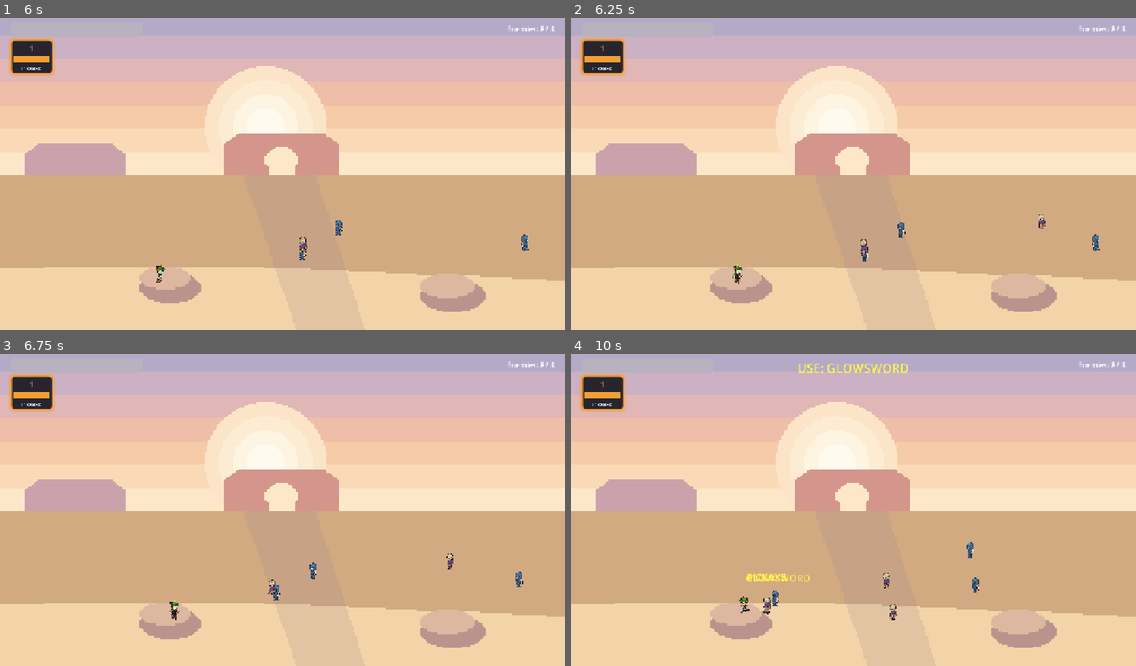
Above: before the commit, frames 1-4 (two rows, left to right).
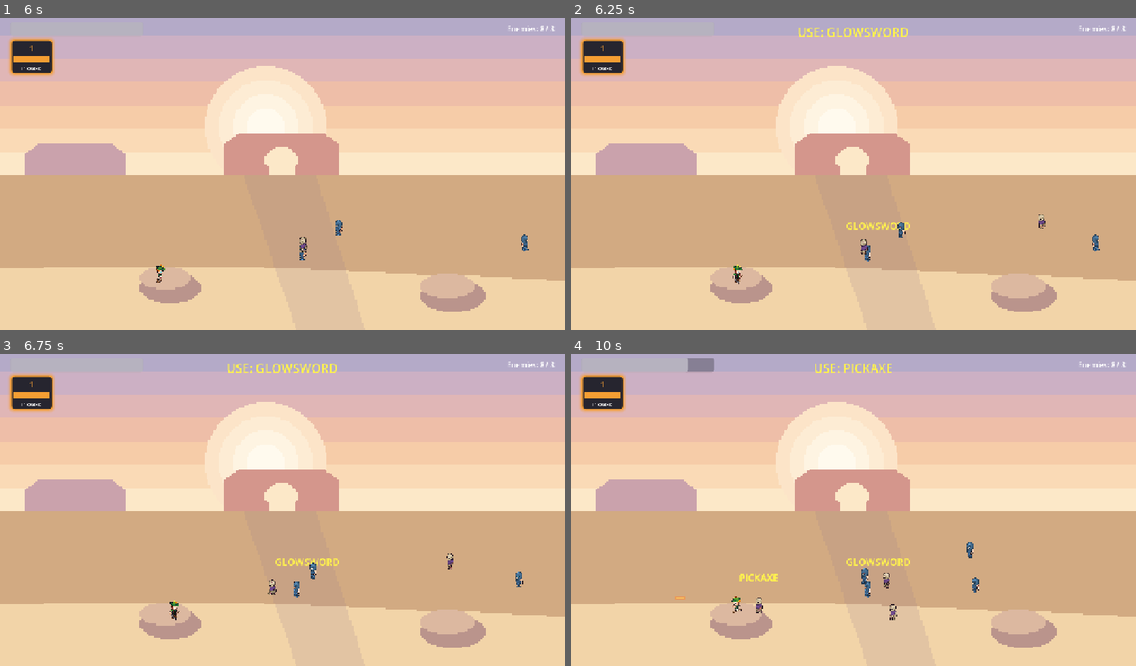
Above: after the commit, the same moments.

Repository: coulof/quarante-cinquante
Game: Godot game, scene res://scenes/world/level_03.tscn
Two runs of this game, one before a commit and one after it. Both use one fixed random seed, a clock stepped at 60 frames per second and the inputs below. This scene is started directly instead of the project's main scene.
Inputs:
- Up to frame 1 (6 s): tap Enter at 0.5 s; hold Right (move_right) 0.53-1.28 s; hold Space (attack) 0.53-1.28 s; hold Down (move_down) 1.28-2.03 s; tap Space (attack) at 1.35, 3.05, 4.35 s; hold Right (move_right) 2.03-2.78 s; hold Space (attack) 2.03-2.78 s; tap 1 at 2.1, 5.1 s; hold Up (move_up) 2.78-3.53 s; tap 2 at 2.85, 5.85 s; hold Space (attack) 3.53-4.28 s; hold Left (move_left) 3.53-5.03 s; hold Down (move_down) 5.03-5.78 s; hold Space (attack) 5.03-5.78 s; hold Right (move_right) from 5.78 s (still down)
- Up to frame 2 (6.25 s): keep holding Right (move_right); tap Space (attack) at 6.05 s
- Up to frame 3 (6.75 s): release Right (move_right) at 6.53 s; hold Up (move_up) from 6.53 s (still down); hold Space (attack) from 6.53 s (still down)
- Up to frame 4 (10 s): release Up (move_up) at 7.28 s; release Space (attack) at 7.28 s; hold Right (move_right) 7.28-8.03 s; tap Space (attack) at 7.35, 9.05 s; hold Down (move_down) 8.03-8.78 s; hold Space (attack) 8.03-8.78 s; tap 1 at 8.1 s; hold Left (move_left) 8.78-9.53 s; tap 2 at 8.85 s; hold Up (move_up) from 9.53 s (still down); hold Space (attack) from 9.53 s (still down)

Frame 1 is identical in both runs. In frame 2, 0.5% of the frame differs, in the area x 40-60%, y 3-79%; in frame 3, 0.5%; in frame 4, 1.3%, in the area x 18-72%, y 1-86%.

Commit message:
Robot ranged attack; audio sound-list scaffolding; docs refresh + ROADMAP move
- Enemies: data-driven ranged attack on EnemyBase (ranged + projectile_scene).
  Robot now keeps its distance (attack_range 300) and fires a hostile bolt instead
  of meleeing. New enemy_bolt.tscn (masks the hero, hostile, slow/dodgeable 300 px/s);
  Projectile gains a `hostile` mode (flat damage to hero; hero bolts keep weakness logic).
- Audio: assets/audio/ drop target + recording checklist (sound list mapped to game
  signals; full plan in the approved plan file). Audio system wiring to follow once
  recordings land.
- Docs: README/CLAUDE refreshed; renamed PROMPT_beatemall_godot4.md → docs/ROADMAP.md
  (slimmed to vision/status/roadmap; architecture lives in CLAUDE).

Co-Authored-By: Claude Opus 4.8 <noreply@anthropic.com>
Claude-Session: https://claude.ai/code/session_012AB4H5ubES7tYVFxTQMD7g

Diff:
--- a/scenes/entities/enemy_base.gd
+++ b/scenes/entities/enemy_base.gd
@@ -11,6 +11,10 @@
 @export var detection_range: float = 800.0
 @export var telegraph_time: float = 1.5
 @export var attack_cooldown: float = 1.2
+## Ranged enemies (e.g. the robot) fire `projectile_scene` at the hero instead of a
+## melee hit. Give them a larger `attack_range` so they keep their distance.
+@export var ranged: bool = false
+@export var projectile_scene: PackedScene
 
 var target: Node2D = null
 
@@ -99,7 +103,19 @@
 
 func perform_attack() -> float:
 	if target != null and is_instance_valid(target) and not target.is_dead:
-		if global_position.distance_to(target.global_position) <= attack_range * 1.2:
+		if ranged and projectile_scene != null:
+			_fire_projectile()
+		elif global_position.distance_to(target.global_position) <= attack_range * 1.2:
 			if target.has_method("take_damage"):
 				target.take_damage(base_damage, global_position)
 	return attack_duration
+
+
+## Fire a hostile bolt at the hero (ranged enemies). The bolt's scene sets hostile +
+## its collision mask, so it only hits the hero and deals flat `base_damage`.
+func _fire_projectile() -> void:
+	var bolt: Projectile = projectile_scene.instantiate()
+	get_parent().add_child(bolt)
+	var dir := (target.global_position - global_position).normalized()
+	face(dir.x)
+	bolt.setup(weakness, base_damage, dir, global_position + dir * 18.0 + Vector2(0, -28))
--- /dev/null
+++ b/scenes/entities/enemy_bolt.tscn
@@ -0,0 +1,31 @@
+[gd_scene load_steps=3 format=3]
+
+[ext_resource type="Script" path="res://scenes/entities/projectile.gd" id="1_proj"]
+
+[sub_resource type="RectangleShape2D" id="BoltShape"]
+size = Vector2(16, 6)
+
+[node name="EnemyBolt" type="Area2D"]
+collision_layer = 0
+collision_mask = 2
+script = ExtResource("1_proj")
+speed = 300.0
+lifetime = 1.8
+hostile = true
+
+[node name="CollisionShape2D" type="CollisionShape2D" parent="."]
+shape = SubResource("BoltShape")
+
+[node name="Glow" type="ColorRect" parent="."]
+offset_left = -11.0
+offset_top = -5.0
+offset_right = 11.0
+offset_bottom = 5.0
+color = Color(1, 0.55, 0.2, 0.5)
+
+[node name="Core" type="ColorRect" parent="."]
+offset_left = -8.0
+offset_top = -2.0
+offset_right = 8.0
+offset_bottom = 2.0
+color = Color(1, 0.85, 0.4, 1)
--- a/scenes/entities/projectile.gd
+++ b/scenes/entities/projectile.gd
@@ -1,10 +1,13 @@
 extends Area2D
 class_name Projectile
-## A travelling shot (e.g. laser bolt). Resolves combat through the CombatSystem
-## on the first enemy it touches, so a ranged weapon still respects weaknesses.
+## A travelling shot. Hero bolts (hostile=false) resolve through the CombatSystem on
+## the first enemy hit (weapon vs weakness). Enemy bolts (hostile=true) deal flat
+## damage to the hero. Collision_mask on the scene decides which it can touch
+## (hero bolt masks 4=enemies, enemy bolt masks 2=hero).
 
 @export var speed: float = 720.0
 @export var lifetime: float = 1.1
+@export var hostile: bool = false
 
 var weapon_id: String = "glowsword"
 var damage: float = 30.0
@@ -30,7 +33,15 @@
 
 
 func _on_body_entered(body: Node) -> void:
-	if body is CharacterBase and "weakness" in body and not body.is_dead:
+	if not (body is CharacterBase) or body.is_dead:
+		return
+	if hostile:
+		# Enemy shot: flat damage to whatever it hit (its mask only sees the hero).
+		body.take_damage(damage, global_position)
+	elif "weakness" in body:
+		# Hero shot: weapon vs enemy weakness.
 		var outcome := CombatSystem.resolve_hit(weapon_id, body)
 		body.take_damage(CombatSystem.damage_for(outcome, damage), global_position)
-		queue_free()
+	else:
+		return
+	queue_free()
--- a/scenes/entities/robot.tscn
+++ b/scenes/entities/robot.tscn
@@ -1,12 +1,17 @@
-[gd_scene load_steps=3 format=3]
+[gd_scene load_steps=4 format=3]
 
 [ext_resource type="PackedScene" path="res://scenes/entities/enemy_base.tscn" id="1_enemy"]
 [ext_resource type="SpriteFrames" path="res://resources/sprite_frames/robot_frames.tres" id="2_frames"]
+[ext_resource type="PackedScene" path="res://scenes/entities/enemy_bolt.tscn" id="3_bolt"]
 
 [node name="Robot" instance=ExtResource("1_enemy")]
 max_health = 80.0
 move_speed = 80.0
 weakness = "glowsword"
+attack_range = 300.0
+attack_cooldown = 1.7
+ranged = true
+projectile_scene = ExtResource("3_bolt")
 
 [node name="Visual" parent="." index="0"]
 sprite_frames = ExtResource("2_frames")
Not shown, changed: CLAUDE.md
Not shown, removed: PROMPT_beatemall_godot4.md
Not shown, changed: README.md
Not shown, added: assets/audio/README.md
Not shown, added: docs/ROADMAP.md
